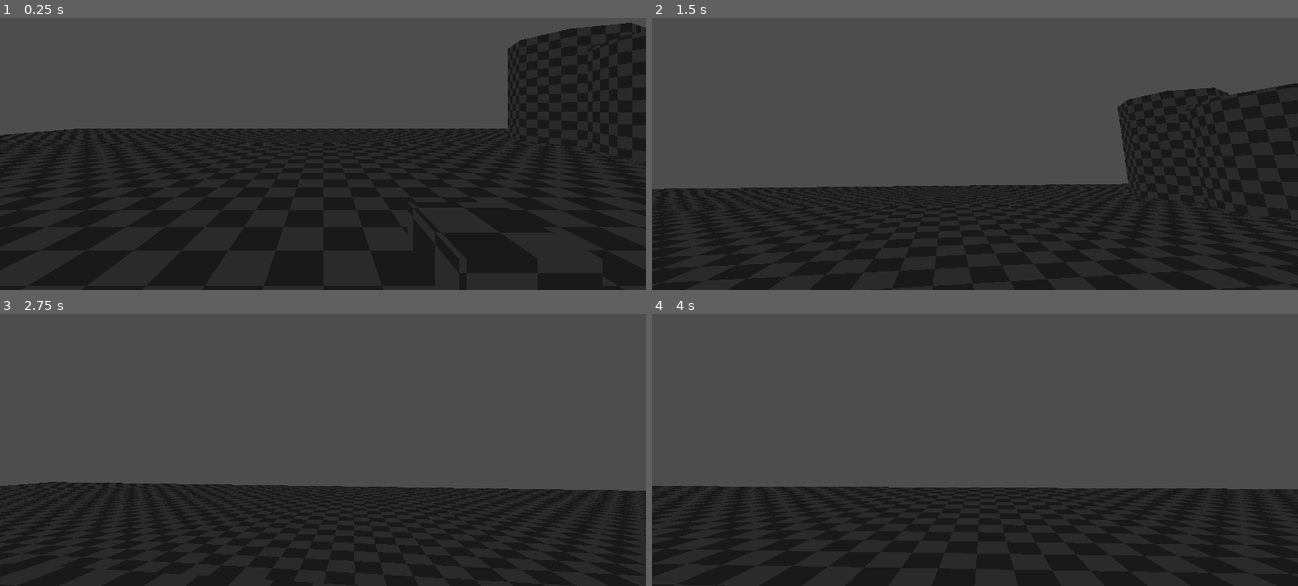
Above: before the commit, frames 1-4 (two rows, left to right).
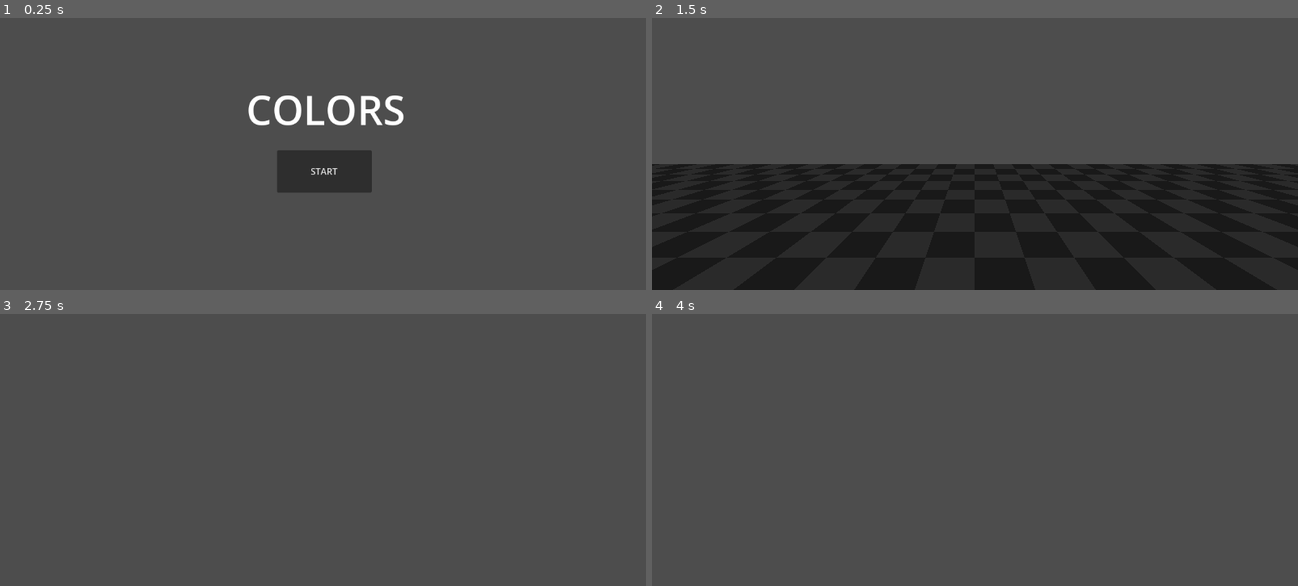
Above: after the commit, the same moments.

Repository: Octoan1/respawn26-colors
Game: Godot game, scene res://Game/main.tscn
The game is run twice, just before and just after one commit, with the same random seed, the same clock (stepped at 60 frames per second) and the same inputs. The engine's default icon, where the game draws it, is replaced by a stand-in: a white triangle on a blue panel in a dark square.
Inputs (mouse positions are in pixels of both pictures, inside the frame that each line leads up to):
- Up to frame 1 (0.25 s): no input
- Up to frame 2 (1.5 s): click (975, 170) at 0.5 s, where only the run after the commit has a clickable "START"; tap Enter at 1.25 s; move the mouse to (1007, 107) at 1.27 s; hold W (player_forwards) from 1.28 s (still down)
- Up to frame 3 (2.75 s): keep holding W (player_forwards); tap Space (player_jump) at 1.52, 2.27 s; move the mouse to (290, 406) at 2.02 s
- Up to frame 4 (4 s): keep holding W (player_forwards); move the mouse to (987, 398) at 2.77 s; move the mouse to (968, 411) at 3.52 s; tap Space (player_jump) at 3.77 s

The runs differ from the first frame. In frame 1, 66% of the frame differs, in the area x 0-100%, y 1-100%; in frame 2, 13%; in frame 3, 37%; in frame 4, 36%.

Commit message:
Level Manager updated
- Reworked to use scene instantiation and scene freeing, instead of scene switching.
- All of the game takes place in the Main scene.

Diff:
--- a/Autoloads/level_manager.gd
+++ b/Autoloads/level_manager.gd
@@ -1,25 +1,38 @@
 extends Node
-## Tracks which level is being played and moves between them.
-## Usage: LevelManager.complete_level() when the current level is won.
-## To add a level, open levels/level_list.tres and drag the scene into the Levels array.
-
 const LEVEL_LIST: LevelList = preload("res://levels/level_list.tres")
+const TITLE = preload("uid://cad2mj4oauw32")
+const MAIN = preload("uid://c8mcfocbl178j")
 
 var current_index: int = 0
-
 
 ## Starts a fresh run from the first level.
 func start_game() -> void:
 	go_to_level(0)
 
+func go_to_title() -> void:
+	var scene: PackedScene = TITLE
+	var title_screen: Node = scene.instantiate()
+	get_tree().root.add_child(title_screen)
 
 ## Loads the level at [param index] in the list, refusing indices that don't exist.
 func go_to_level(index: int) -> void:
 	if not _is_valid_index(index):
 		push_error("LevelManager: no level at index %d" % index)
 		return
+
 	current_index = index
-	SceneManager.change_scene(SceneManager.GAME)
+
+	var scene: PackedScene = get_current_level()
+	if scene == null:
+		return
+	var level: Node = scene.instantiate()
+
+	print(get_tree().root)
+	print(get_tree().root.get_children())
+
+	var main: Node = get_tree().root.get_child(2)
+	main.add_child(level)
+	remove_level(current_index - 1)
 
 
 ## Advances to the next level, or back to the title after the last one.
@@ -27,9 +40,24 @@
 	if _is_valid_index(current_index + 1):
 		go_to_level(current_index + 1)
 	else:
+		remove_level(current_index)
 		current_index = 0
-		SceneManager.change_scene(SceneManager.TITLE)
+		go_to_title()
 
+func remove_level(index: int) -> void:
+	if not _is_valid_index(index):
+		#push_error("LevelManager: no level at index %d" % index)
+		return
+	var level_num: int = index + 1
+	var level_name: String = "Level" + str(level_num)
+	#print(level_name)
+
+	var main: Node = get_tree().root.get_child(2)
+	for child in main.get_children():
+		#print(child.name)
+		if child.name == level_name:
+			#print("level found.")
+			child.queue_free()
 
 ## Reloads the current level from scratch.
 func restart_level() -> void:
--- a/Game/main.gd
+++ b/Game/main.gd
@@ -1,23 +1,13 @@
 extends Node
-## Hosts the current level and decides what its win/fail events mean.
+const TITLE = preload("uid://cad2mj4oauw32")
 
 
-## Spawns the current level and listens to its goals and its monkey.
+# Called when the node enters the scene tree for the first time.
 func _ready() -> void:
-	var scene: PackedScene = LevelManager.get_current_level()
-	if scene == null:
-		return
-	var level: Node = scene.instantiate()
-	add_child(level)
+	var title_screen: Node = TITLE.instantiate()
+	add_child(title_screen)
 
 
-## Moves on to the next level.
-func _on_goal_reached() -> void:
-	LevelManager.complete_level()
-
-
-## Restarts the level, waiting out any fade already running so the restart isn't dropped.
-func _on_player_died() -> void:
-	while SceneManager.is_changing():
-		await get_tree().process_frame
-	LevelManager.restart_level()
+# Called every frame. 'delta' is the elapsed time since the previous frame.
+func _process(delta) -> void:
+	pass
--- a/Game/main.tscn
+++ b/Game/main.tscn
@@ -1,13 +1,6 @@
 [gd_scene format=3 uid="uid://c8mcfocbl178j"]
 
 [ext_resource type="Script" uid="uid://doix7kmv61ss4" path="res://Game/main.gd" id="1_b0md6"]
-[ext_resource type="PackedScene" uid="uid://dpvvbsn3hlm2p" path="res://Levels/test_level.tscn" id="1_f5lw1"]
-[ext_resource type="PackedScene" uid="uid://l2cyu1a1x0rq" path="res://Entities/Player/player.tscn" id="2_gab3r"]
 
 [node name="Main" type="Node" unique_id=1285304870]
 script = ExtResource("1_b0md6")
-
-[node name="TestLevel" parent="." unique_id=866147153 instance=ExtResource("1_f5lw1")]
-
-[node name="Player" parent="." unique_id=493457226 instance=ExtResource("2_gab3r")]
-transform = Transform3D(1, 0, 0, 0, 1, 0, 0, 0, 1, 0, 1.3893414, 0)
--- a/Levels/test_level.tscn
+++ b/Levels/test_level.tscn
@@ -1,6 +1,7 @@
 [gd_scene format=3 uid="uid://dpvvbsn3hlm2p"]
 
 [ext_resource type="Shader" uid="uid://c5ewvbyyvsufs" path="res://Levels/checkerboard.gdshader" id="1_ormqy"]
+[ext_resource type="PackedScene" uid="uid://l2cyu1a1x0rq" path="res://Entities/Player/player.tscn" id="2_00vsl"]
 
 [sub_resource type="Environment" id="Environment_g4v7s"]
 
@@ -53,3 +54,6 @@
 transform = Transform3D(1, 0, 0, 0, 1, 0, 0, 0, 1, 1.4500002, 0.6, -2.15)
 use_collision = true
 material = SubResource("ShaderMaterial_ormqy")
+
+[node name="Player" parent="." unique_id=493457226 instance=ExtResource("2_00vsl")]
+transform = Transform3D(1, 0, 0, 0, 1, 0, 0, 0, 1, 0, 0.53914356, 0)
--- a/UI/title_ui.gd
+++ b/UI/title_ui.gd
@@ -7,3 +7,4 @@
 
 func _on_start_game_pressed():
 	LevelManager.start_game()
+	queue_free()
--- a/project.godot
+++ b/project.godot
@@ -15,13 +15,14 @@
 config/features=PackedStringArray("4.7", "Forward Plus")
 config/icon="res://icon.svg"
 
-[debug]
-
-gdscript/warnings/untyped_declaration=1
 [autoload]
 
 LevelManager="*uid://dlej84bfjwh10"
 SceneManager="*uid://do5hro5hfqbwa"
+
+[debug]
+
+gdscript/warnings/untyped_declaration=1
 
 [file_customization]
 
